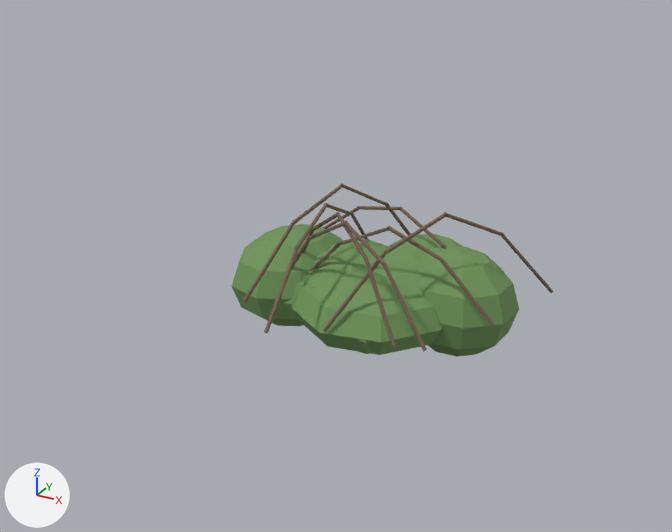
The glTF model assets/bramble.glb as it was, and as the next commit left it.
Camera for both pictures: a 50 mm lens placed at (2.55, -5.25, 2.91), pointed at (-0.15, -0.35, 0.46). The lights are fixed; the arrows at lower left show +X, +Y and +Z. The older version comes first. Vertices at exactly the same position are counted once.

In view in the first picture: 'bramble'.
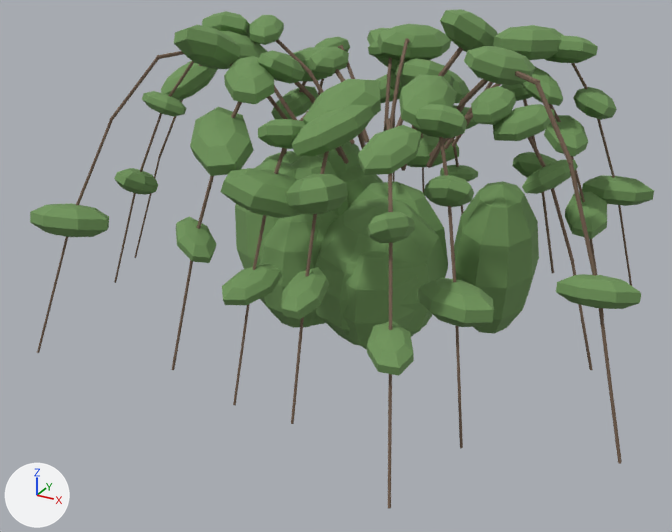
What the commit changed:
me_bramble is used by ob_bramble; location (0.0, 0.0, 0.0).
me_bramble had 871 vertices, 1594 faces and spanned x -1.09..1.1, y -1.02..0.84, z -0.22..0.89.
me_bramble now has 3925 vertices, 7150 faces and spans x -2.15..1.9, y -1.88..1.64, z -0.26..2.03.
me_bramble part 1: the loose piece of 47 vertices spanning x -0.6..0.57, y -0.64..0.64, z -0.17..0.39 is multiplied about its middle by the matrix ((0.761, -0.117, 0.059), (0.118, 0.762, -0.318), (-0.004, 0.137, 1.82)), then moved by (0.0, 0.0, 0.2).
me_bramble part 2: the loose piece of 47 vertices spanning x -1.09..-0.26, y -0.47..0.46, z -0.22..0.5 is multiplied about its middle by the matrix ((0.483, -0.587, 0.045), (0.598, 0.545, 0.0), (-0.012, 0.015, 1.777)), then moved by (-0.01, 0.62, 0.24).
me_bramble part 3: the loose piece of 47 vertices spanning x -0.75..0.19, y -0.38..0.51, z -0.17..0.39 is multiplied about its middle by the matrix ((0.586, -0.426, 0.028), (0.312, 0.554, -0.047), (-0.001, 0.023, 1.678)), then moved by (-0.27, -0.18, 0.17).
me_bramble part 4: the loose piece of 47 vertices spanning x -0.35..0.5, y -0.59..0.37, z -0.15..0.34 is multiplied about its middle by the matrix ((0.746, -0.327, 0.024), (0.325, 0.763, -0.268), (0.039, 0.121, 1.749)), then moved by (0.0, -0.03, 0.16).
me_bramble part 5: the loose piece of 47 vertices spanning x -0.67..0.21, y -0.43..0.57, z -0.19..0.43 is multiplied about its middle by the matrix ((0.588, -0.131, -0.225), (0.132, 0.622, 0.094), (0.058, -0.042, 2.075)), then moved by (-0.34, 0.06, 0.26).
me_bramble part 6: the loose piece of 47 vertices spanning x -0.28..0.64, y -0.38..0.65, z -0.19..0.43 is multiplied about its middle by the matrix ((0.628, 0.384, -0.259), (-0.434, 0.622, -0.069), (0.087, 0.094, 1.524)), then moved by (-0.71, -0.17, 0.16).
me_bramble part 7: the loose piece of 47 vertices spanning x -0.24..0.57, y -0.08..0.84, z -0.19..0.45 is multiplied about its middle by the matrix ((0.286, -0.801, -0.349), (0.723, 0.322, 0.01), (0.048, -0.148, 1.915)), then moved by (-0.92, -0.39, 0.25).
me_bramble part 8: the loose piece of 47 vertices spanning x -0.05..0.85, y -0.06..0.66, z -0.18..0.43 is multiplied about its middle by the matrix ((0.984, 0.236, 0.054), (-0.241, 0.977, 0.123), (-0.014, -0.078, 1.699)), then moved by (-0.5, 0.06, 0.19).
me_bramble part 9: the loose piece of 47 vertices spanning x 0.07..0.93, y -0.22..0.54, z -0.22..0.52 is multiplied about its middle by the matrix ((0.999, 0.598, 0.013), (-0.537, 1.025, 0.138), (0.05, -0.122, 1.22)), then moved by (-0.5, -0.21, 0.12).
me_bramble part 10: the loose piece of 47 vertices spanning x -0.05..0.85, y -0.06..0.66, z -0.18..0.43 is copied, and the copy is multiplied about its middle by the matrix ((0.23, 0.788, 0.153), (-0.707, 0.236, -0.355), (-0.149, -0.019, 1.925)), then moved by (0.25, 0.18, 0.24); it spans x 0.36..0.95, y 0.12..0.81, z -0.23..0.95.
me_bramble part 11: the loose piece of 47 vertices spanning x -1.09..-0.26, y -0.47..0.46, z -0.22..0.5 is copied, and the copy is multiplied about its middle by the matrix ((0.917, 0.092, 0.015), (-0.2, 0.857, -0.285), (-0.047, 0.161, 1.507)), then moved by (0.09, 0.59, 0.19); it spans x -0.98..-0.2, y 0.19..0.97, z -0.21..0.87.
me_bramble part 12: 28 loose pieces with 448 vertices, spanning x -0.83..1.1, y -1.02..0.77, z 0.14..0.89, are deleted.
me_bramble part 13: 3408 vertices added at x -2.15..1.9, y -1.88..1.64, z -0.01..2.03.

Pixel boxes [x1, y1, x2, y2] of what changed, in the pictures (672 x 532 px; the box of a moved part takes in the faces that stretch with it):
'bramble', reshaped (94% wider, 186% taller)
    before: [232, 183, 553, 357]
    after: [30, 9, 654, 508]
part 1 of me_bramble, moved or reshaped
    before: [291, 266, 443, 355]
    after: [318, 197, 448, 327]
part 2 of me_bramble, moved or reshaped
    before: [232, 224, 343, 326]
    after: [317, 141, 360, 173]
part 3 of me_bramble, moved or reshaped (mostly hidden before)
    before: [284, 281, 304, 320]
    after: [259, 214, 322, 328]
part 4 of me_bramble, moved or reshaped (mostly hidden before)
    before: [352, 320, 409, 354]
    after: [339, 249, 418, 349]
part 5 of me_bramble, moved or reshaped
    before: [303, 239, 390, 289]
    after: [292, 155, 349, 324]
part 6 of me_bramble, moved or reshaped (mostly hidden afterwards)
    before: [375, 249, 424, 295]
    after: [262, 210, 339, 325]
part 7 of me_bramble, moved or reshaped
    before: [388, 234, 464, 253]
    after: [235, 159, 296, 316]
part 8 of me_bramble, moved or reshaped (not visible before)
    after: [349, 181, 448, 267]
part 9 of me_bramble, moved or reshaped
    before: [417, 246, 519, 357]
    after: [315, 248, 432, 345]
part 10 of me_bramble, added (green)
    after: [454, 181, 539, 334]
part 11 of me_bramble, added (green)
    after: [336, 165, 383, 206]
part 12 of me_bramble, deleted
    before: [243, 183, 553, 352]
part 13 of me_bramble, added
    after: [30, 9, 654, 508]
